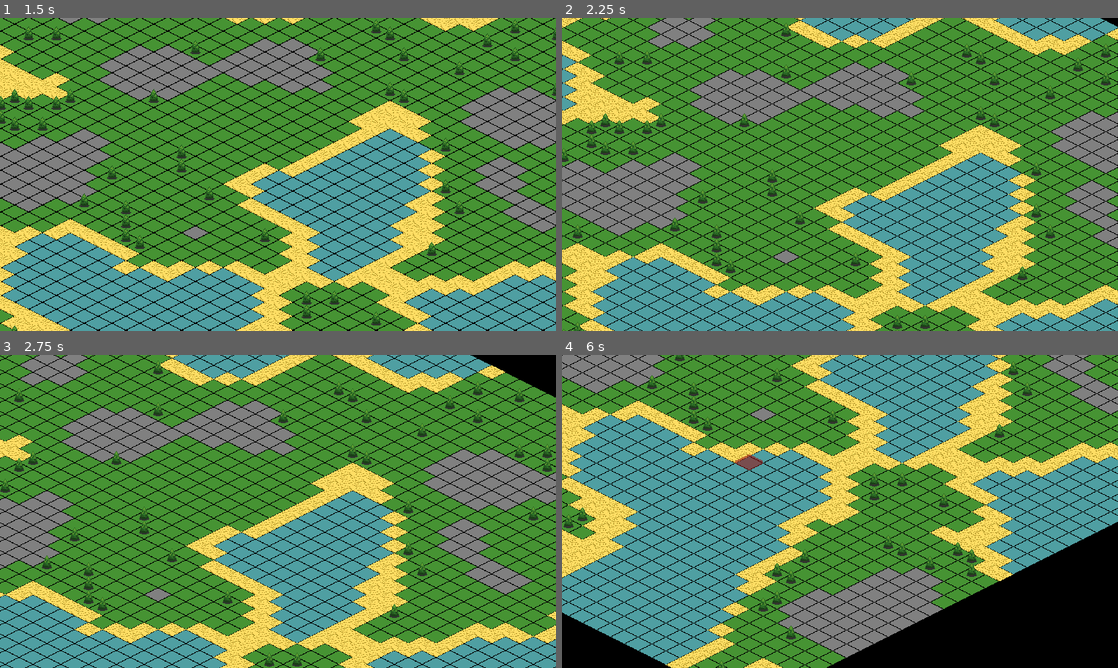
Above: before the commit, frames 1-4 (two rows, left to right).
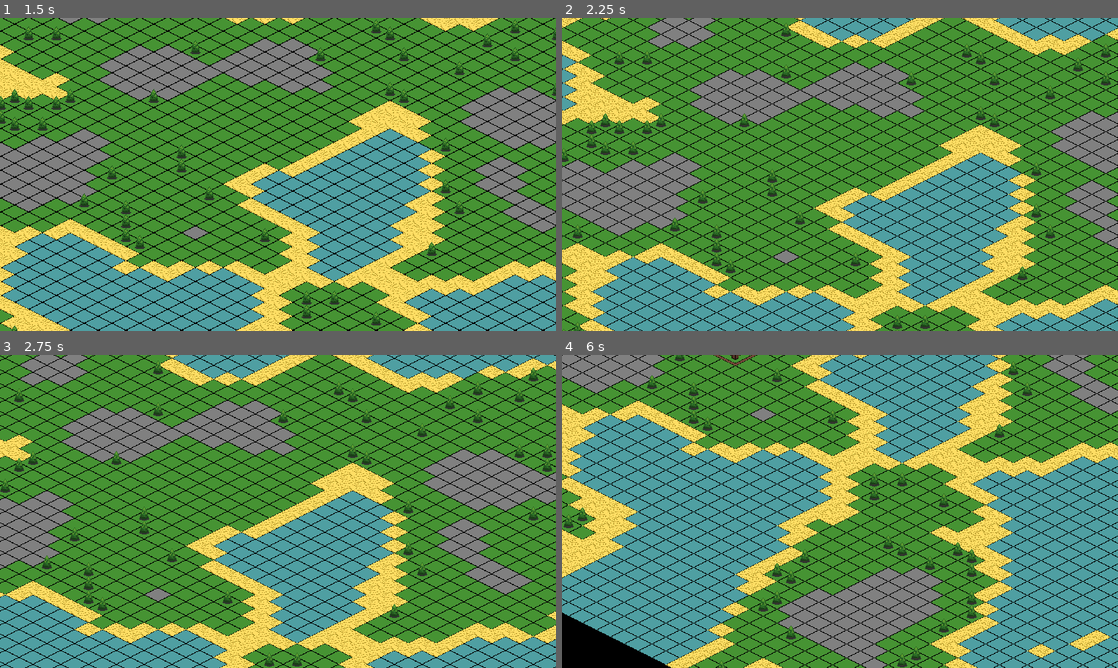
Above: after the commit, the same moments.

Repository: FilMer17/Mighty-Tower
Game: Godot game, scene res://Game.tscn
The game is run twice, just before and just after one commit, with the same random seed, the same clock (stepped at 60 frames per second) and the same inputs. The project has no main scene, so this scene is started directly.
Inputs (mouse positions are in pixels of both pictures, inside the frame that each line leads up to):
- Up to frame 1 (1.5 s): tap Enter at 0.5 s; move the mouse to (400, 158) at 0.52 s; hold Right (ui_right) 0.53-1.25 s; tap Home (ui_home) at 0.6 s; click (400, 158) at 0.67 s; drag from (166, 190) to (250, 237) at 1.27 s
- Up to frame 2 (2.25 s): move the mouse to (895, 105) at 2.02 s; hold Right (ui_right) from 2.03 s (still down); tap M at 2.1 s; click (895, 105) at 2.17 s
- Up to frame 3 (2.75 s): keep holding Right (ui_right); tap Home (ui_home) at 2.3 s
- Up to frame 4 (6 s): release Right (ui_right) at 2.75 s; drag from (812, 574) to (673, 464) at 2.77 s; move the mouse to (1006, 558) at 3.52 s; hold Left (ui_left) 3.53-4.25 s; tap Home (ui_home) at 3.6, 5.1 s; click (1006, 558) at 3.67 s; tap B (map_build) at 4.15 s; drag from (673, 464) to (756, 433) at 4.27 s; move the mouse to (867, 511) at 5.02 s; hold Down (ui_down) 5.03-5.75 s; click (867, 511) at 5.17 s; drag from (756, 433) to (728, 527) at 5.77 s

Frame 1 is identical in both runs. In frame 2, less than 0.1% of the frame differs, in the area x 97-100%, y 0-3%; in frame 3, 0.9%; in frame 4, 11%, in the area x 27-100%, y 0-100%.

Commit message:
Clear fog; Build buildings

Diff:
--- a/Game.tscn
+++ b/Game.tscn
@@ -1,13 +1,18 @@
-[gd_scene load_steps=4 format=2]
+[gd_scene load_steps=5 format=2]
 
 [ext_resource path="res://scenes/Map.tscn" type="PackedScene" id=1]
 [ext_resource path="res://scripts/TryCamera2D.gd" type="Script" id=2]
 [ext_resource path="res://scripts/Game.gd" type="Script" id=3]
+[ext_resource path="res://assets/buldings/Sawmill.png" type="Texture" id=4]
 
 [node name="Game" type="Node2D"]
 script = ExtResource( 3 )
 
 [node name="Map" parent="." instance=ExtResource( 1 )]
+tile_data = PoolIntArray( 131074, 5, 0, 131075, 5, 0, 196610, 5, 0, 196611, 5, 0 )
+
+[node name="Sprite" parent="Map/Builder" index="0"]
+texture = ExtResource( 4 )
 
 [node name="Camera2D" type="Camera2D" parent="."]
 current = true
--- a/scenes/Map.tscn
+++ b/scenes/Map.tscn
@@ -27,6 +27,12 @@
 format = 1
 script = ExtResource( 1 )
 
+[node name="Buildings" type="TileMap" parent="."]
+mode = 1
+cell_size = Vector2( 64, 32 )
+cell_y_sort = true
+format = 1
+
 [node name="Builder" type="TileMap" parent="."]
 mode = 1
 cell_size = Vector2( 64, 32 )
--- /dev/null
+++ b/scenes/buildings/Sawmill.tscn
@@ -0,0 +1,15 @@
+[gd_scene load_steps=3 format=2]
+
+[ext_resource path="res://assets/buldings/Sawmill.png" type="Texture" id=1]
+
+[sub_resource type="RectangleShape2D" id=1]
+
+[node name="Sawmill" type="StaticBody2D"]
+
+[node name="Sprite" type="Sprite" parent="."]
+texture = ExtResource( 1 )
+
+[node name="CollisionShape2D" type="CollisionShape2D" parent="."]
+visible = false
+shape = SubResource( 1 )
+disabled = true
--- a/scripts/Builder.gd
+++ b/scripts/Builder.gd
@@ -7,6 +7,8 @@
 #onready var choose_building = preload
 
 # add buildings preloads here
+onready var Sawmill = preload("res://scenes/buildings/Sawmill.tscn")
+var sawmill
 
 var current_color = right
 var tile
@@ -39,9 +41,12 @@
 		else:
 			is_enable_build = true
 			$Sprite.visible = true
-#	if is_enable_build:
-#		if event is InputEventMouseButton:
-#			if event.button_index == BUTTON_LEFT:
-#				if event.pressed:
-#					MapStats.money += 1
-#					print(MapStats.money)
+	if is_enable_build:
+		if event is InputEventMouseButton:
+			if event.button_index == BUTTON_LEFT:
+				if event.pressed:
+					sawmill = Sawmill.instance()
+					sawmill.position = map_to_world(tile)
+					get_parent().get_node("Buildings").add_child(sawmill)
+					is_enable_build = false
+					$Sprite.visible = false
--- a/scripts/MapGeneration.gd
+++ b/scripts/MapGeneration.gd
@@ -11,6 +11,13 @@
 	'water': 4,
 	'fog' : 5
 }
+
+var fog_parts = [
+	Vector2(0, 0), Vector2(1 * WIDTH / 3.0, 0), Vector2(2 * WIDTH / 3.0, 0),
+	Vector2(0, 1 * HEIGHT / 3.0), Vector2(2 * WIDTH / 3.0, 1 * HEIGHT / 3.0),
+	Vector2(0, 2 * HEIGHT / 3.0), Vector2(1 * WIDTH / 3.0, 2 * HEIGHT / 3.0), Vector2(2 * WIDTH / 3.0, 2 * HEIGHT / 3.0)
+#		Vector2(1 * WIDTH / 3.0, 1 * HEIGHT / 3.0),
+	]
 
 var open_simplex_noise
 
@@ -48,13 +55,16 @@
 		return TILES.grass
 
 func _generate_fog():
-	var fog_parts = [
-		Vector2(0, 0), Vector2(1 * WIDTH / 3.0, 0), Vector2(2 * WIDTH / 3.0, 0),
-		Vector2(0, 1 * HEIGHT / 3.0), Vector2(2 * WIDTH / 3.0, 1 * HEIGHT / 3.0),
-		Vector2(0, 2 * HEIGHT / 3.0), Vector2(1 * WIDTH / 3.0, 2 * HEIGHT / 3.0), Vector2(2 * WIDTH / 3.0, 2 * HEIGHT / 3.0)
-#		Vector2(1 * WIDTH / 3.0, 1 * HEIGHT / 3.0),
-		]
 	for x in WIDTH / 3.0:
 		for y in HEIGHT / 3.0:
 			for fog in fog_parts:
 				set_cellv(Vector2(x - WIDTH / 2.0, y - HEIGHT / 2.0) + fog, TILES.fog)
+
+func _unlock_fog(unlock):
+	for x in WIDTH / 3.0:
+		for y in HEIGHT / 3.0:
+			set_cellv(Vector2(x - WIDTH / 2.0, y - HEIGHT / 2.0) + unlock, _get_tile_index(open_simplex_noise.get_noise_2d(float(x + unlock.x), float(y + unlock.y))))
+
+func _physics_process(_delta):
+	if Input.is_action_just_pressed("ui_home"):
+		_unlock_fog(fog_parts[int(rand_range(0, 8))])
Binary file added: assets/buldings/Sawmill.png
Not shown, added: assets/buldings/Sawmill.png.import
